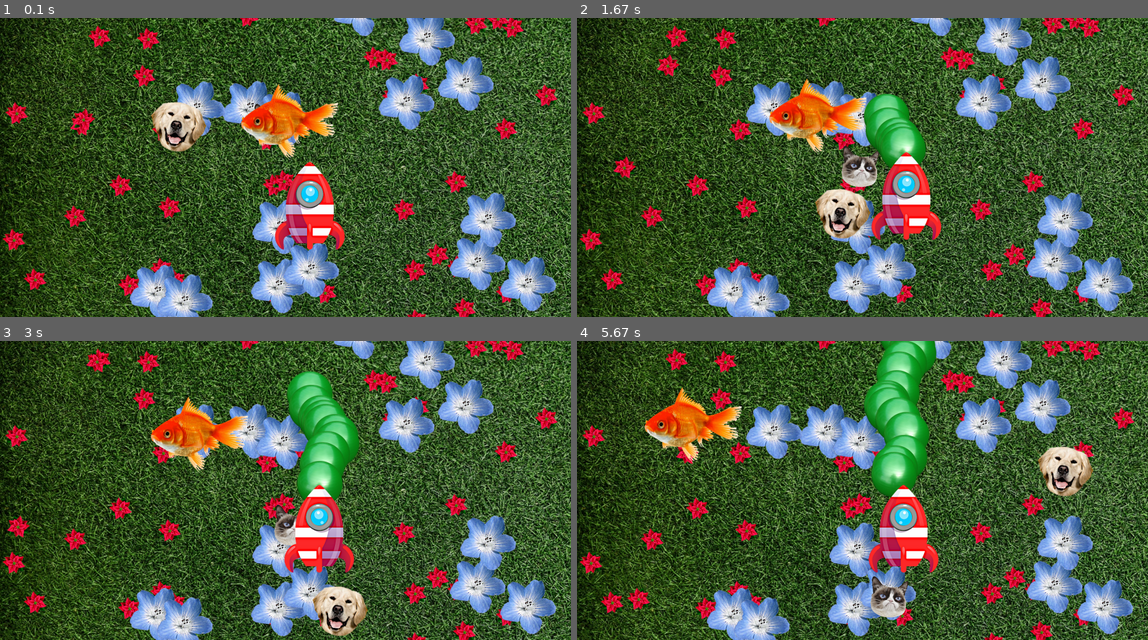
Above: before the commit, frames 1-4 (two rows, left to right).
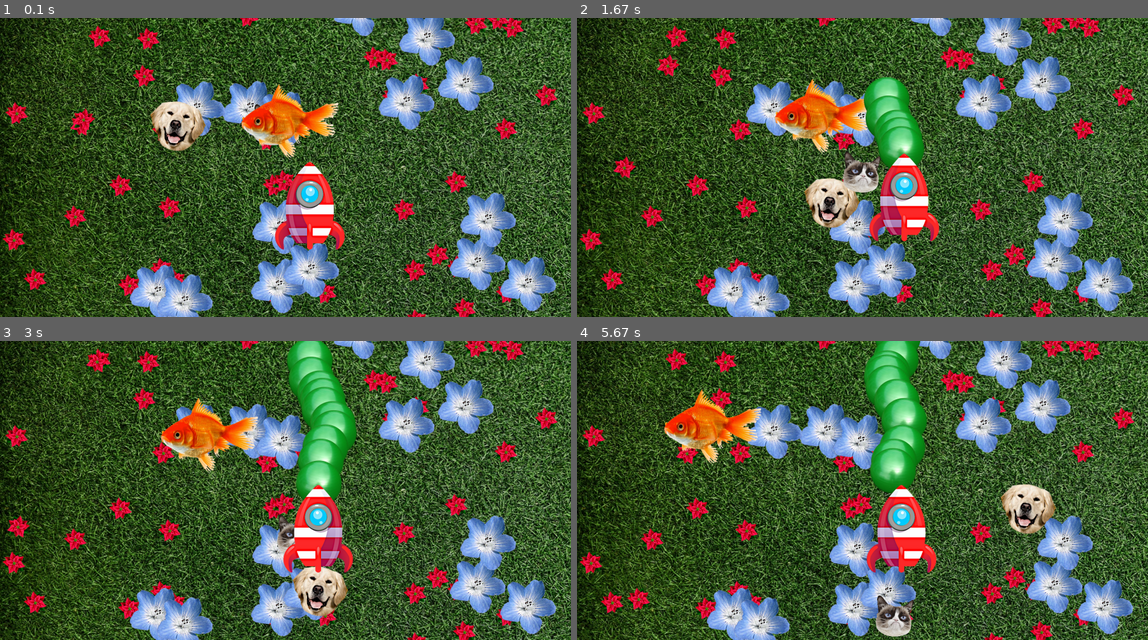
Above: after the commit, the same moments.

Repository: jimmygizmo/pygamefun
Game: pygame game, started from game/main.py
Same seed, same stepped clock (60 frames per second), same inputs: the game is played once before the commit and once after it.
Inputs:
- Up to frame 1 (0.1 s): no input
- Up to frame 2 (1.67 s): tap Space at 0.33, 0.73, 1.03, 1.23, 1.57 s; hold Right 0.67-1.13 s; hold Up 1.17-1.47 s; hold Right from 1.5 s (still down)
- Up to frame 3 (3 s): tap Space at 1.87, 2.07, 2.37, 2.63, 2.97 s; release Right at 1.97 s; hold Left 2-2.53 s; hold Down 2.57-2.87 s; hold Left from 2.9 s (still down)
- Up to frame 4 (5.67 s): tap Space at 3.27, 3.4, 3.8, 4.1, 4.47, 4.87, 5.17, 5.37 s; release Left at 3.3 s; hold Up 3.33-3.7 s; hold Right 3.73-4.37 s; hold Down 4.4-4.77 s; hold Left 4.8-5.27 s; hold Right from 5.3 s (still down)

The runs differ from the first frame. In frame 1, 0.7% of the frame differs, in the area x 26-60%, y 22-48%; in frame 2, 6.3%; in frame 3, 8.0%; in frame 4, 11%, in the area x 11-91%, y 0-99%.

Commit message:
removed spec completely from instances by now passing just img_filename as the cache key for surfaces. BUT since enviro phases uses spec, I have temporarily disabled enviro_influence pending a new and more generalized design for building responce tendencies or scripts into entities, more than just seasonal speed changes as we have for a first crude feature.

Diff:
--- a/game/main.py
+++ b/game/main.py
@@ -31,7 +31,7 @@
         'surface_r': pygame.Surface,  # Flipped (assumed to be RIGHT-facing) version of image.
     }
 )  # SurfCacheitem
-SCACHE = {}  # The Surface Cache. Key = filename, Value = SurfCacheItem.
+SCACHE: dict[str, SurfCacheItem] = {}  # The Surface Cache. Key = filename, Value = SurfCacheItem.
 
 
 # List of tuples of the phase name and the phase duration in frames/iterations. collections.deque.popleft() is said
@@ -308,16 +308,15 @@
     base_instance_count: int = 0
     def __init__(self,
                  groups,
-                 spec: PlayerSpec | WeaponSpec | NpcSpec | PropSpec,
+                 img_filename: str,
                  x: float,
                  y: float,
                  direction: pygame.math.Vector2,
                  speed: float,
                  ):
         self.base_instance_id: int = Entity.base_instance_count
-        self.spec: PlayerSpec | WeaponSpec | NpcSpec | PropSpec = spec
-        self.surface_l: pygame.Surface = SCACHE[self.spec['img_filename']]['surface_l']
-        self.surface_r: pygame.Surface = SCACHE[self.spec['img_filename']]['surface_r']
+        self.surface_l: pygame.Surface = SCACHE[img_filename]['surface_l']
+        self.surface_r: pygame.Surface = SCACHE[img_filename]['surface_r']
         self.x: float = x
         self.y: float = y
         self.dir: pygame.math.Vector2 = direction  # Direction
@@ -373,7 +372,7 @@
     instance_count: int = 0
     def __init__(self,
                  groups,
-                 spec: PlayerSpec,
+                 img_filename: str,
                  weapon_spec: WeaponSpec,
                  all_weapons_group_ref: pygame.sprite.Group,
                  x: float,
@@ -387,7 +386,7 @@
         self.can_shoot: bool = True
         self.laser_shoot_time: int = 0
         self.cooldown_duration: int = LASER_COOLDOWN_DURATION  # milliseconds
-        super().__init__(groups, spec, x, y, direction, speed)  # super.update() could be done first before setting all the self.* but for now I have them last.
+        super().__init__(groups, img_filename, x, y, direction, speed)  # super.update() could be done first before setting all the self.* but for now I have them last.
         Player.instance_count += 1
 
     def laser_timer(self):
@@ -411,8 +410,9 @@
             print('fire laser')
             self.can_shoot = False
             self.laser_shoot_time = pygame.time.get_ticks()
+            weapon_img_filename = self.weapon_spec['img_filename']
             projectile: Weapon = Weapon(groups=[all_sprites, self.all_weapons_group_ref],
-                                         spec=self.weapon_spec,
+                                         img_filename=weapon_img_filename,
                                          x=self.rect.midtop[0],
                                          y=self.rect.midtop[1],
                                          direction=self.weapon_spec['d'],
@@ -427,14 +427,14 @@
     instance_count: int = 0
     def __init__(self,
                  groups,
-                 spec: WeaponSpec,
+                 img_filename: str,
                  x: float,
                  y: float,
                  direction: pygame.math.Vector2,
                  speed: float,
                  ):
         self.instance_id: int = Weapon.instance_count
-        super().__init__(groups, spec, x, y, direction, speed)  # super.update() could be done first before setting all the self.* but for now I have them last.
+        super().__init__(groups, img_filename, x, y, direction, speed)  # super.update() could be done first before setting all the self.* but for now I have them last.
         Weapon.instance_count += 1
 
     def update(self, delta_time: float, ephase_name: str):
@@ -467,14 +467,14 @@
     instance_count: int = 0
     def __init__(self,
                  groups,
-                 spec: NpcSpec,
+                 img_filename: str,
                  x: float,
                  y: float,
                  direction: pygame.math.Vector2,
                  speed: float,
                  ):
         self.instance_id: int = Npc.instance_count
-        super().__init__(groups, spec, x, y, direction, speed)  # super.update() can be done before or after setting any self.* but think about how it might matter! Maybe not at all.
+        super().__init__(groups, img_filename, x, y, direction, speed)  # super.update() can be done before or after setting any self.* but think about how it might matter! Maybe not at all.
         Npc.instance_count += 1
 
     def update(self, delta_time: float, ephase_name: str):
@@ -486,14 +486,14 @@
     instance_count: int = 0
     def __init__(self,
                  groups,
-                 spec: PropSpec,
+                 img_filename: str,
                  x: float,
                  y: float,
                  ):
         self.instance_id: int = Prop.instance_count
         prop_zero_direction: pygame.math.Vector2 = pygame.math.Vector2(0, 0)  # Props special case direction, to init Entity.
         prop_zero_speed: float = 0.0  # Props special case speed, to init Entity.
-        super().__init__(groups, spec, x, y, prop_zero_direction, prop_zero_speed)  # super.update() can be done before or after setting any self.* but think about how it might matter! Maybe not at all.
+        super().__init__(groups, img_filename, x, y, prop_zero_direction, prop_zero_speed)  # super.update() can be done before or after setting any self.* but think about how it might matter! Maybe not at all.
         Prop.instance_count += 1
 
     def update(self, delta_time: float, ephase_name: str):
@@ -505,20 +505,27 @@
 
 # #############################################    FUNCTION DEFINITIONS    #############################################
 
+# NOTE: Disabling enviro_influence temporarily for many reasons:
+# 1. I have removed spec from instances and this was where new enviro speeds are stored. I need to pass another way now.
+# 2. I want to generalize so I need a tiny macro language to instruct enviro response changes to ANY ATTRIBUTE.
+# 3. This macro system needs to be super simple and process efficiently OR just pass a simpler dict than spec.
+# 4. Or use callbacks to little functions which implement the enviro responses.
+# 5. When this is figured out I will re-enable the new form. None of this is in the tutorial anyhow.
 # *** MyPy ERROR about PropSpec dict has no keys for p,r,c,f - BUT PropSpec WILL **NEVER** BE PASSED HERE !!! ???
 def enviro_influence(xself: Player | Weapon | Npc, ephase_name: str) -> None:
-    # ENVIRO PHASES - APPLICATION OF INFLUENCE OF CURRENT PHASE
-    if ephase_name == 'peace':
-        xself.speed = xself.spec['p']
-    elif ephase_name == 'rogue':
-        xself.speed = xself.spec['r']
-    elif ephase_name == 'chaos':
-        xself.speed = xself.spec['c']
-    elif ephase_name == 'frozen':
-        xself.speed = xself.spec['f']
-    else:
-        raise ValueError(f"FATAL: Invalid ephase_name '{ephase_name}'. "
-                         "Check values in ENVIRO_PHASES config.")
+    pass  # TEMPORARILY DISABLED PER THE ABOVE REASONS.
+    # # ENVIRO PHASES - APPLICATION OF INFLUENCE OF CURRENT PHASE
+    # if ephase_name == 'peace':
+    #     xself.speed = xself.spec['p']
+    # elif ephase_name == 'rogue':
+    #     xself.speed = xself.spec['r']
+    # elif ephase_name == 'chaos':
+    #     xself.speed = xself.spec['c']
+    # elif ephase_name == 'frozen':
+    #     xself.speed = xself.spec['f']
+    # else:
+    #     raise ValueError(f"FATAL: Invalid ephase_name '{ephase_name}'. "
+    #                      "Check values in ENVIRO_PHASES config.")
 
 def load_image(filename: str, flip: bool) -> None:
     prop_surface_l: pygame.Surface = pygame.image.load(
@@ -587,9 +594,9 @@
     load_image(filename=player_spec['img_filename'], flip=player_spec['flip'])
     player: Player = Player(
             groups=[all_sprites, all_players],
-            spec=player_spec,
-            weapon_spec=weapon_specs[0],  # THIS IS A HACK. Temporary.
-            all_weapons_group_ref=all_weapons,  # THIS IS A HACK. Temporary.
+            img_filename=player_spec['img_filename'],
+            weapon_spec=weapon_specs[0],  # TODO: Felt hackish initially. Keep like this?
+            all_weapons_group_ref=all_weapons,  # TODO: Felt hackish initially. Keep like this?
             x=player_spec['x'],
             y=player_spec['y'],
             direction=player_spec['d'],
@@ -602,7 +609,7 @@
     load_image(filename=npc_spec['img_filename'], flip=npc_spec['flip'])
     npc: Npc = Npc(
             groups=[all_sprites, all_npcs],
-            spec=npc_spec,
+            img_filename=npc_spec['img_filename'],
             x=npc_spec['x'],
             y=npc_spec['y'],
             direction=npc_spec['d'],
@@ -615,7 +622,7 @@
     load_image(filename=prop_spec['img_filename'], flip=prop_spec['flip'])
     prop: Prop = Prop(
             groups=[all_sprites, all_props],
-            spec=prop_spec,
+            img_filename=prop_spec['img_filename'],
             x=prop_spec['x'],
             y=prop_spec['y'],
         )  # PyCharm FALSE WARNING HERE (AbstractGroup)
